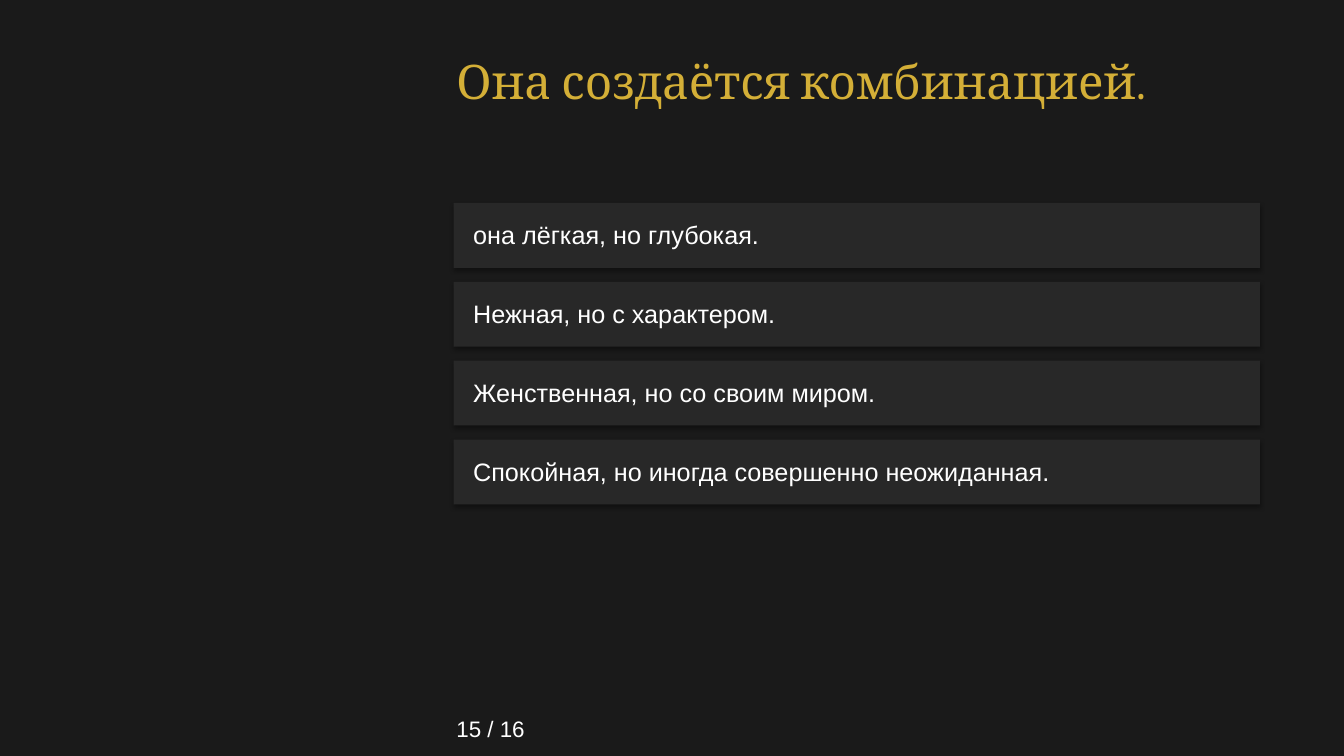
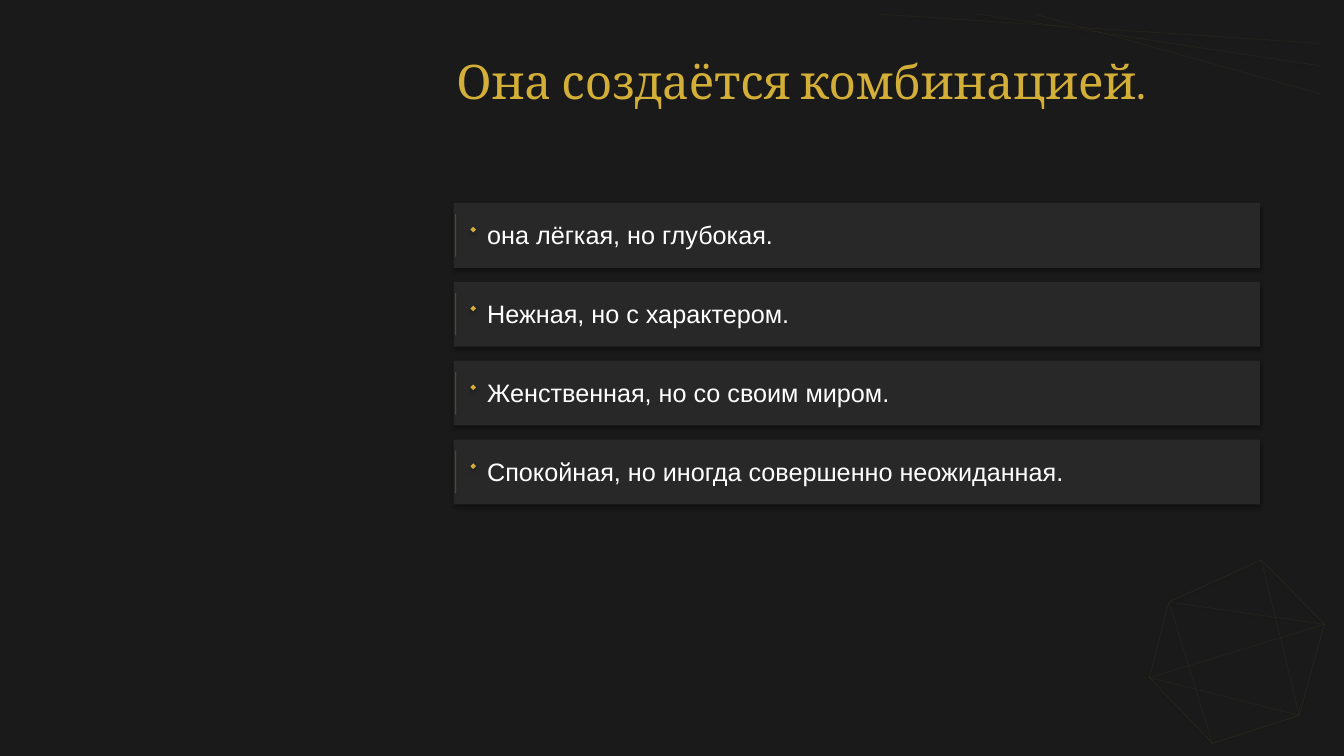
Before and after one commit to babylonofkommod-ai/-, a slide deck: slide 15 of Ваш Кристалл незабываемости.pptx. Drawn at 1344x756 pixels with LibreOffice and Linux fonts; fonts in the diff are those of the drawing. Boxes give left, top, right and bottom in pixels: in the first picture for what was removed or moved away, otherwise in the second. Text is boxed around its words. In the diff, an @@ line names an element or a change of style, - is before the commit and + after.

```diff
--- a/Ваш Кристалл незабываемости.pptx
+++ b/Ваш Кристалл незабываемости.pptx
@@ line added from (456, 214) to (456, 257), #D4AF37 0.5 pt @@
@@ diamond added at <box>471,227,477,233</box>, fill #D4AF37 @@
@@ line added from (456, 293) to (456, 336), #D4AF37 0.5 pt @@
@@ diamond added at <box>471,306,477,312</box>, fill #D4AF37 @@
@@ line added from (456, 372) to (456, 414), #D4AF37 0.5 pt @@
@@ diamond added at <box>471,384,477,390</box>, fill #D4AF37 @@
@@ 4 texts: place and size @@
-4 texts at <box>473,225,1050,486</box>
+4 texts at <box>487,225,1064,486</box>
@@ line added from (456, 451) to (456, 493), #D4AF37 0.5 pt @@
@@ diamond added at <box>471,464,477,470</box>, fill #D4AF37 @@
@@ line added from (1170, 602) to (1261, 561), #D4AF37 0.35 pt @@
@@ text removed at <box>456,721,525,738</box> @@
-15 / 16
```
Also in this commit, not shown: 15 other slides changed, 2 other files.
